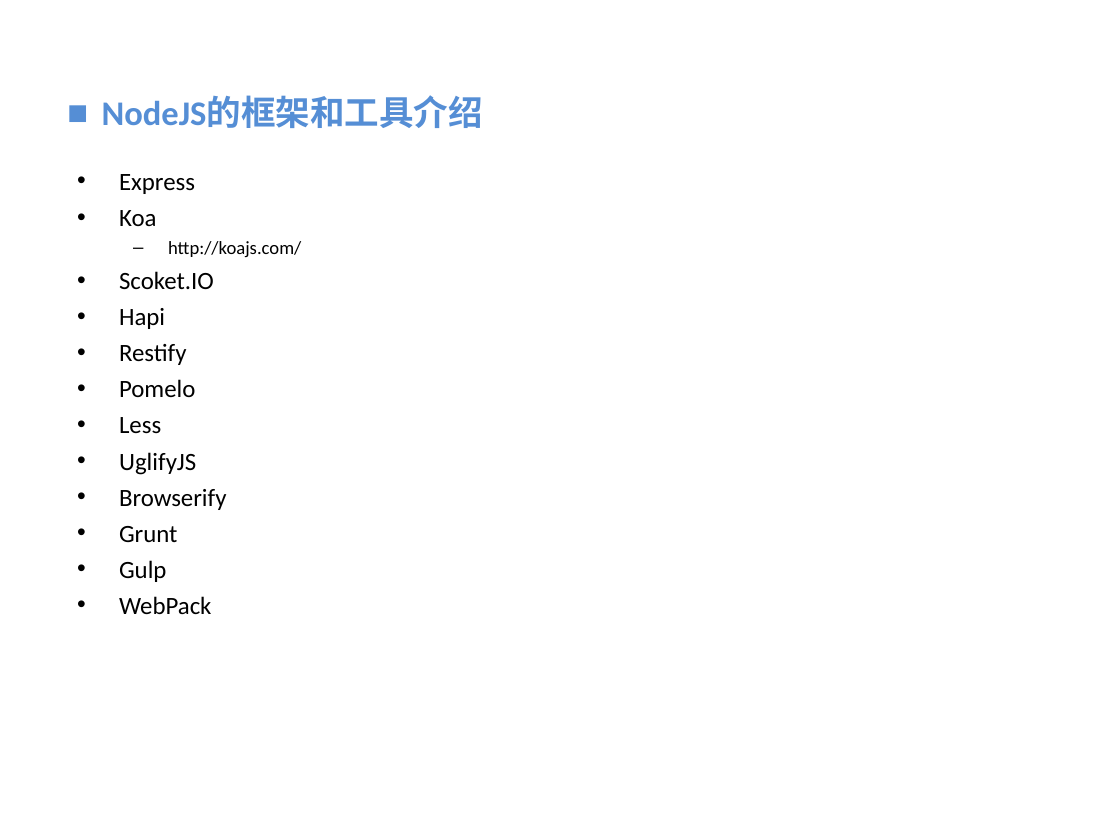
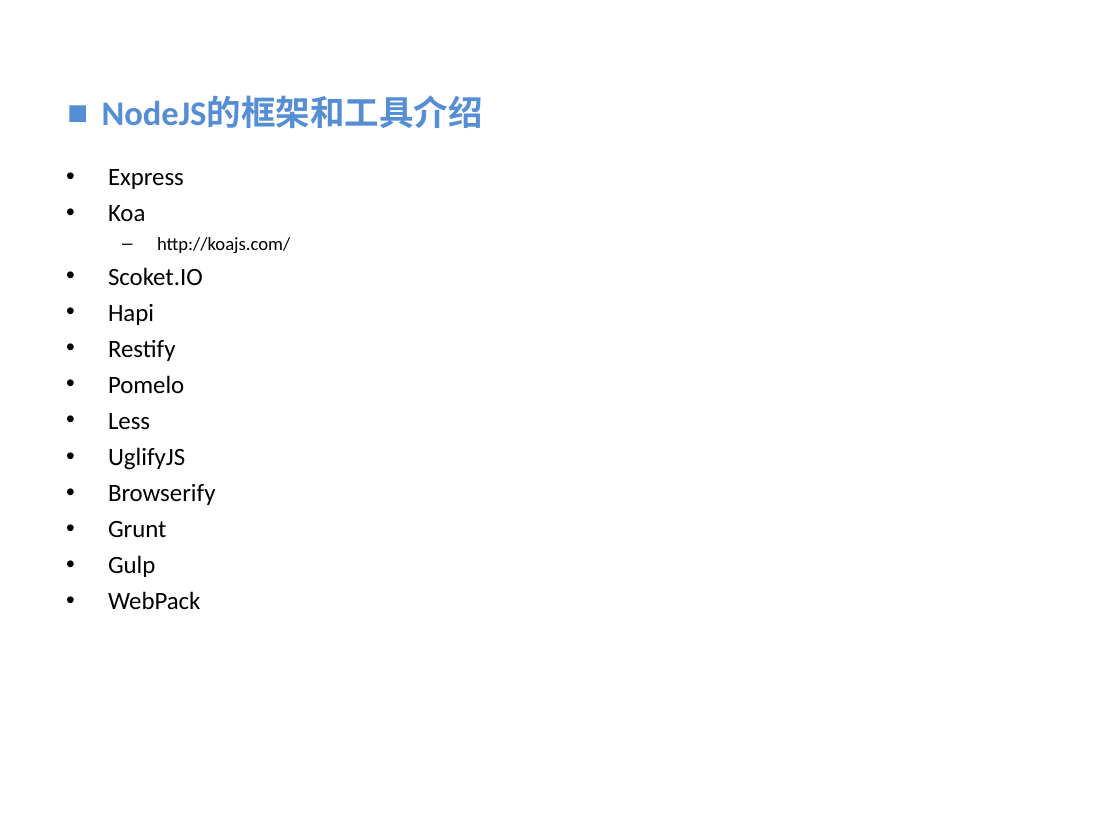
Before and after one commit to vaik/Documents, a slide deck: slide 22 of 我的分享/NodeJS基础概念理解.ppt (slide 21 before the commit). Drawn at 1120x840 pixels with LibreOffice and Linux fonts; fonts in the diff are those of the drawing; background and template pictures are left out. Boxes give left, top, right and bottom in pixels: in the first picture for what was removed or moved away, otherwise in the second. Text is boxed around its words. In the diff, an @@ line names an element or a change of style, - is before the commit and + after.

```diff
--- a/我的分享/NodeJS基础概念理解.ppt
+++ b/我的分享/NodeJS基础概念理解.ppt
@@ text "Express": place and size @@
-text "Express" at (119,174,301,614)
+text "Express" at (108,169,290,609)
```
Also in this commit, not shown: 2 other slides changed, 3 slides added, 2 slides removed.
